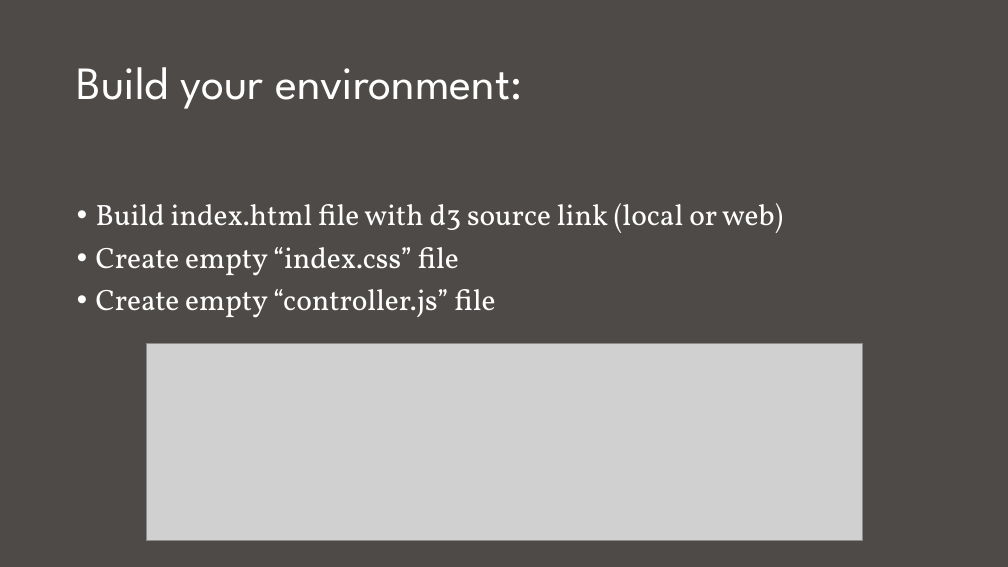
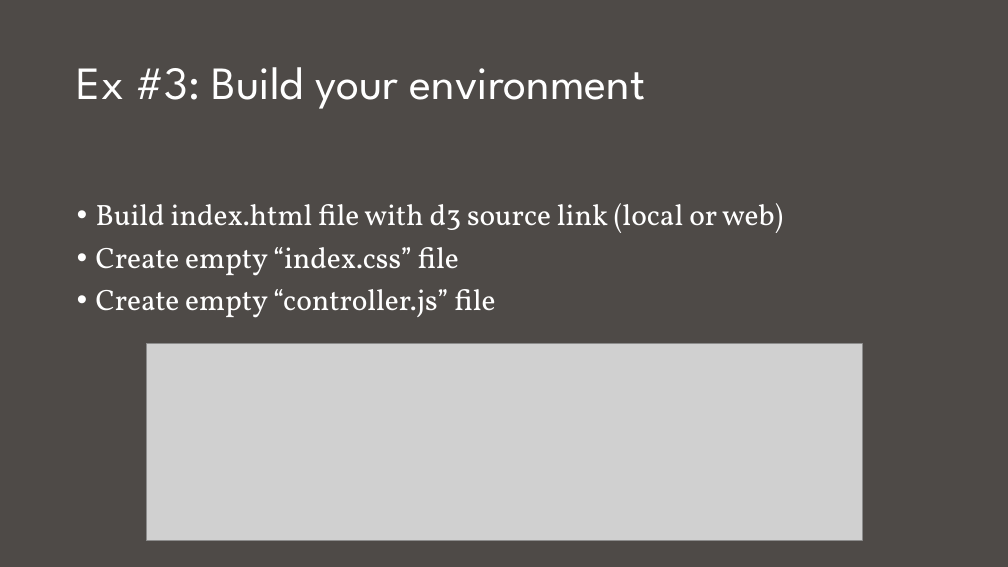
Before and after one commit to nuitrcs/Intro_to_d3_workshop, a slide deck: slide 17 of Introduction to D3.pptx (slide 16 before the commit). Drawn at 1008x567 pixels with LibreOffice and Linux fonts; fonts in the diff are those of the drawing; grey boxes stand for pictures. Boxes give left, top, right and bottom in pixels: in the first picture for what was removed or moved away, otherwise in the second. Text is boxed around its words. In the diff, an @@ line names an element or a change of style, - is before the commit and + after.

```diff
--- a/Introduction to D3.pptx
+++ b/Introduction to D3.pptx
@@ title at (x1=77, y1=67, x2=645, y2=109): text changed @@
-Build your environment:
+Ex #3: Build your environment
```
Also in this commit, not shown: 7 other slides changed, 2 slides added, 1 slide removed.
